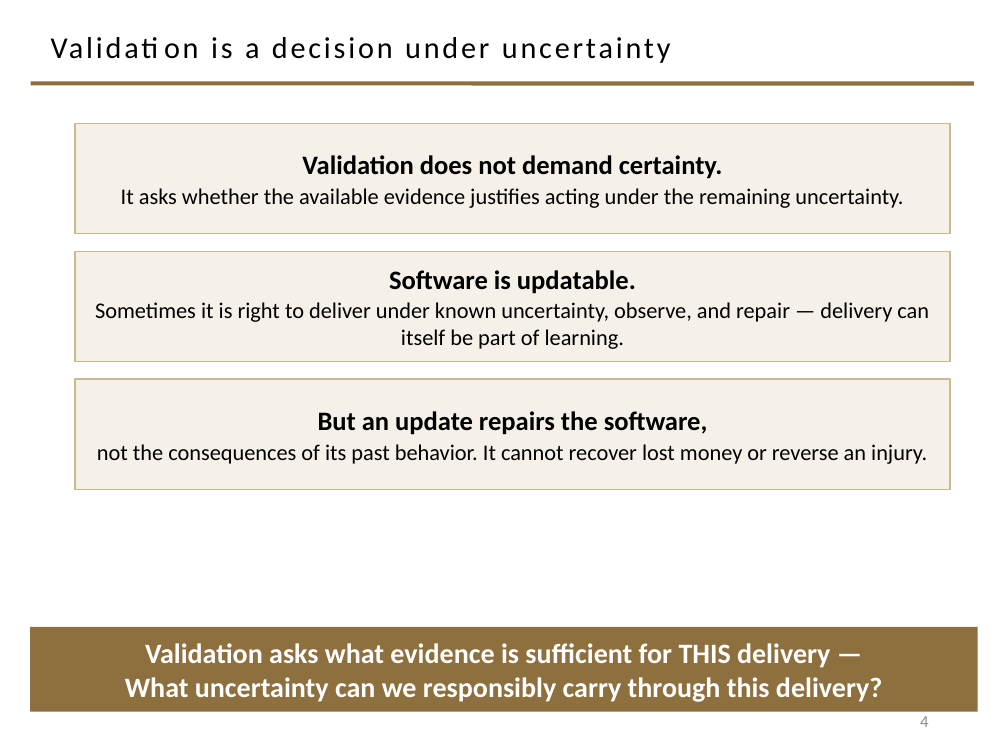
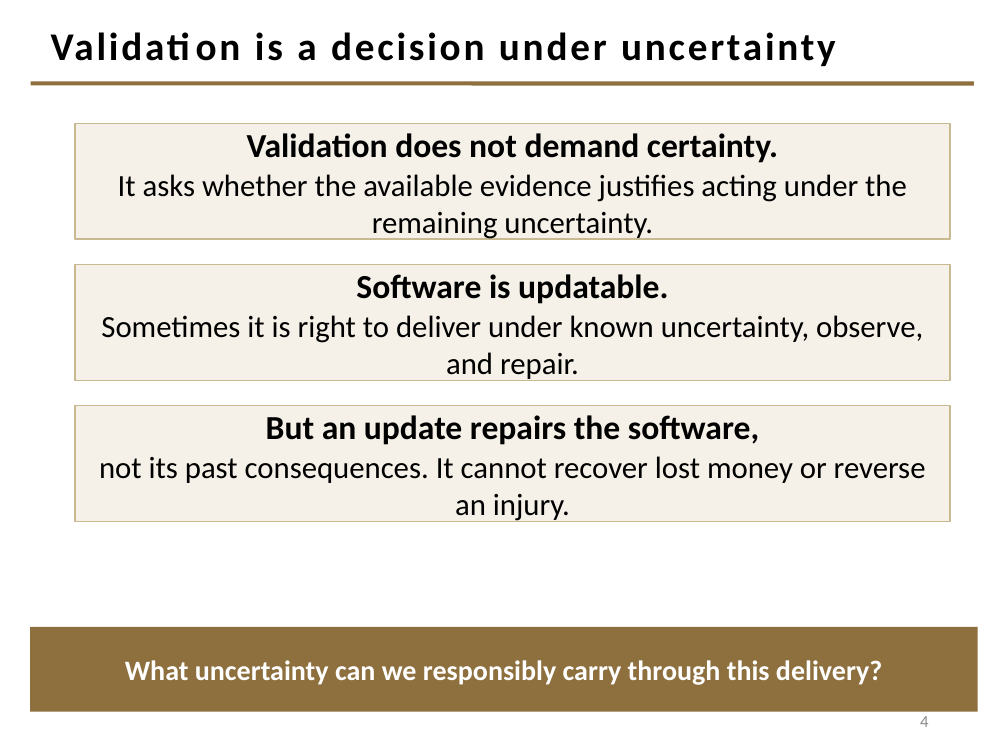
Before and after one commit to davisjam/model-based-agentic-software-engineering, a slide deck: slide 4 of course/lectures/act-1-foundations/08-validation/1-8-Validation.pptx. Drawn at 1008x756 pixels with LibreOffice and Linux fonts; fonts in the diff are those of the drawing; background and template pictures are left out. Boxes give left, top, right and bottom in pixels: in the first picture for what was removed or moved away, otherwise in the second. Text is boxed around its words. In the diff, an @@ line names an element or a change of style, - is before the commit and + after.

```diff
--- a/course/lectures/act-1-foundations/08-validation/1-8-Validation.pptx
+++ b/course/lectures/act-1-foundations/08-validation/1-8-Validation.pptx
@@ title "Validation is a decision under ..." at (255, 32, 836, 66): size 21.6 to 28 pt, bold on @@
@@ rectangle "Validation does not demand certainty.": place and size @@
-rectangle "Validation does not demand certainty." at (75, 123, 950, 233)
+rectangle "Validation does not demand certainty." at (75, 123, 950, 239)
@@ rectangle "Validation does not demand certainty." at (75, 123, 950, 239): size 19 to 24 pt in "Validation does not demand certainty."; size 16 to 22 pt in "It asks whether the available evidence justifies ..." @@
@@ rectangle "Software is updatable.": place and size @@
-rectangle "Software is updatable." at (75, 251, 950, 361)
+rectangle "Software is updatable." at (75, 264, 950, 380)
@@ text in rectangle at (356, 274, 668, 304): size 19 to 24 pt in "Software is updatable." @@
@@ text in rectangle at (101, 315, 923, 381): text changed; size 16 to 22 pt @@
-Sometimes it is right to deliver under known uncertainty, observe, and repair — delivery can itself be part of learning.
+Sometimes it is right to deliver under known uncertainty, observe, and repair.
@@ rectangle "But an update repairs the ...": place and size @@
-rectangle "But an update repairs the ..." at (75, 379, 950, 489)
+rectangle "But an update repairs the ..." at (75, 405, 950, 521)
@@ text in rectangle at (266, 415, 759, 445): size 19 to 24 pt in "But an update repairs the software," @@
@@ text in rectangle at (99, 456, 926, 522): text changed; size 16 to 22 pt @@
-not the consequences of its past behavior. It cannot recover lost money or reverse an injury.
+not its past consequences. It cannot recover lost money or reverse an injury.
@@ text in rectangle at (145, 643, 830, 668): paragraph removed @@
-Validation asks what evidence is sufficient for THIS delivery —
```
Also in this commit, not shown: 26 other slides changed, 1 slide added, 1 slide removed.
